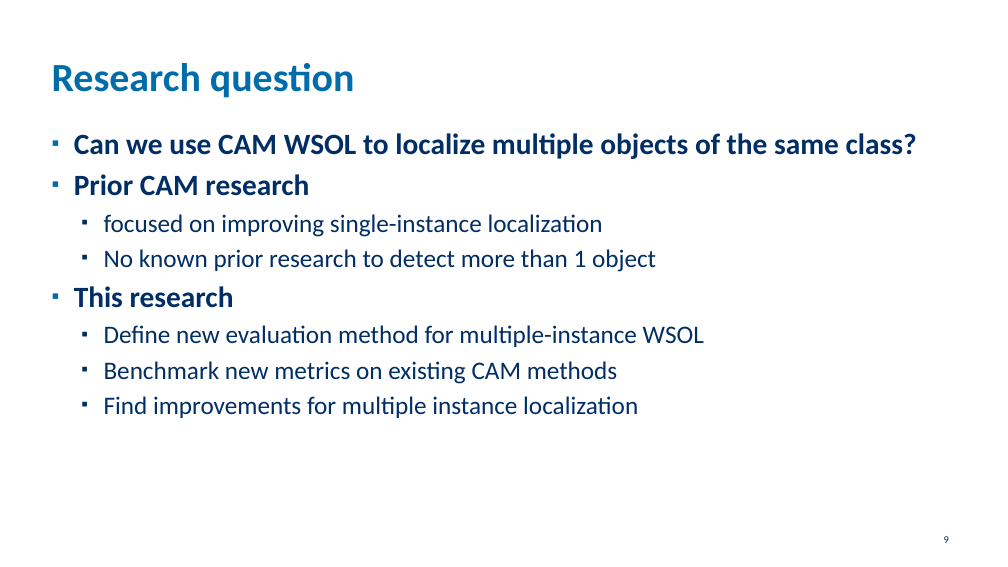
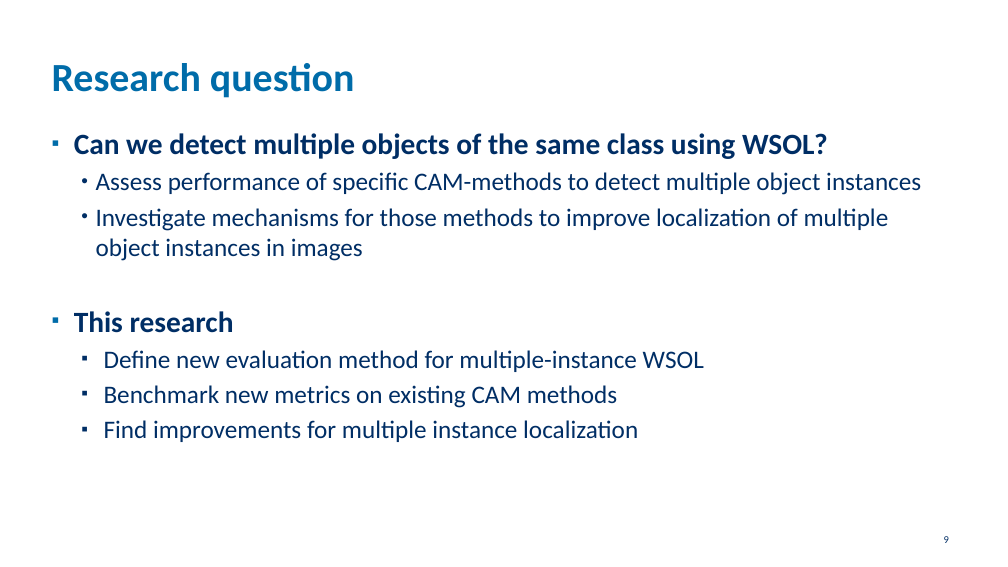
Before and after one commit to goemaereg/thesis, a slide deck: slide 9 of docs/pres_midterm.pptx. Drawn at 1008x567 pixels with LibreOffice and Linux fonts; fonts in the diff are those of the drawing; background and template pictures are left out. Boxes give left, top, right and bottom in pixels: in the first picture for what was removed or moved away, otherwise in the second. Text is boxed around its words. In the diff, an @@ line names an element or a change of style, - is before the commit and + after.

```diff
--- a/docs/pres_midterm.pptx
+++ b/docs/pres_midterm.pptx
@@ text at [74,133,921,261]: text changed @@
-▪ Can we use CAM WSOL to localize multiple objects of the same class?
-▪ Prior CAM research
-  ▪ focused on improving single-instance localization
-  ▪ No known prior research to detect more than 1 object
+▪ Can we detect multiple objects of the same class using WSOL?
+  • Assess performance of specific CAM-methods to detect multiple object instances
+  • Investigate mechanisms for those methods to improve localization of multiple object instances in images
```
Also in this commit, not shown: 2 other slides changed.
